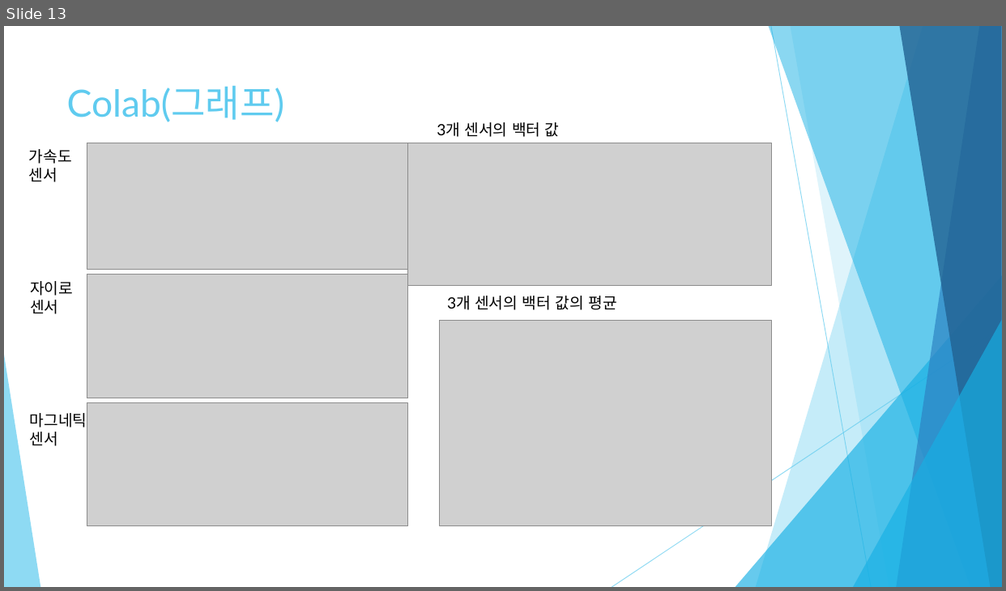
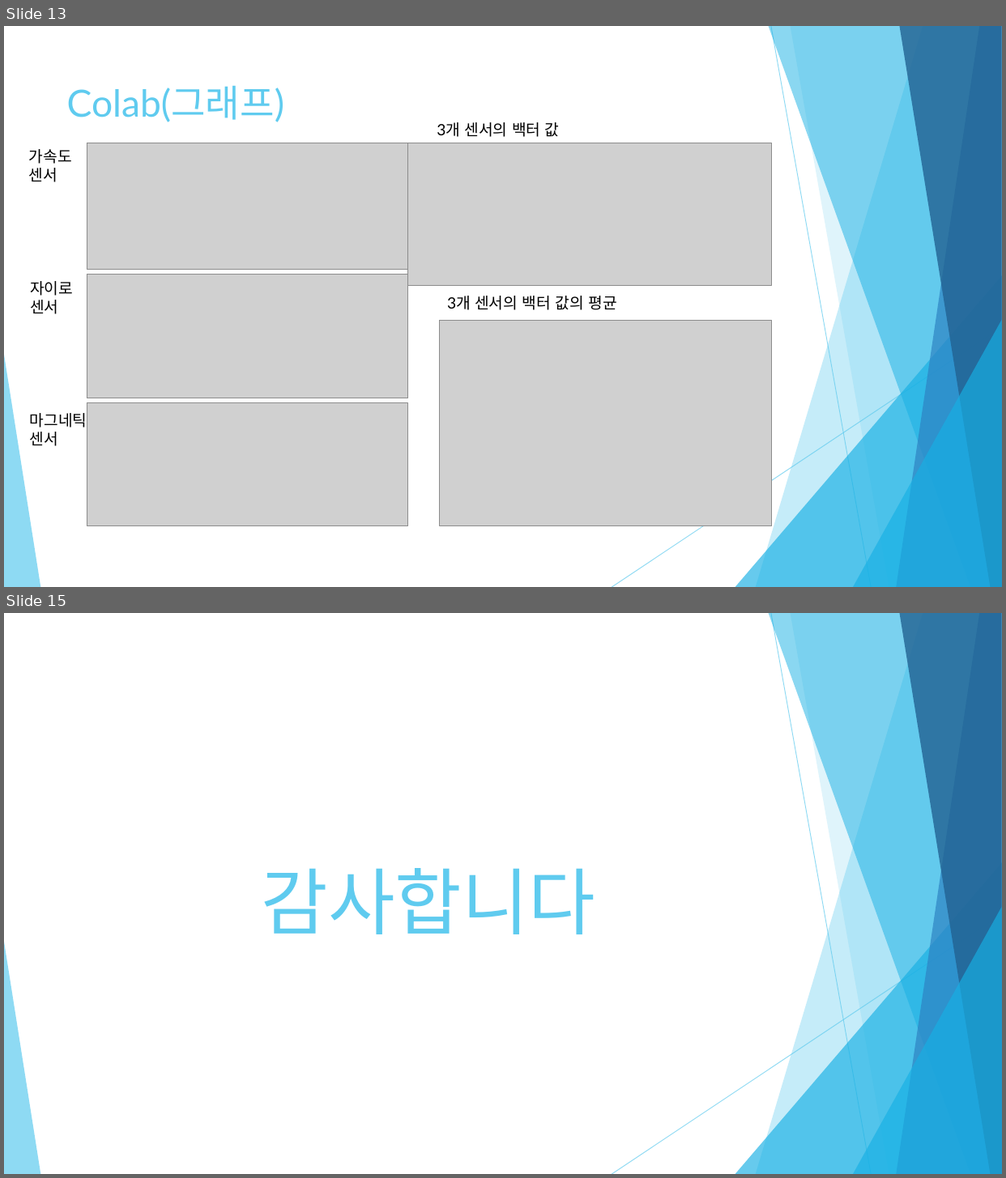
Before and after one commit to FL08/aa20, a slide deck: AA20-rpt14/아두이노 응용 기말 프로젝트.pptx. Shown one above the other, each under a label of ours: slide 13 before the commit, slides 13 and 15 after it; the slides between them are not shown. The pictures are 1006x591 and 1006x1178 pixels, drawn with LibreOffice and Linux fonts; fonts in the diff are those of the drawing; grey boxes stand for pictures. Boxes give left, top, right and bottom in pixels: in the first picture for what was removed or moved away, otherwise in the second. Text is boxed around its words. In the diff, an @@ line names an element or a change of style, - is before the commit and + after.

```diff
--- a/AA20-rpt14/아두이노 응용 기말 프로젝트.pptx
+++ b/AA20-rpt14/아두이노 응용 기말 프로젝트.pptx
@@ slide 15 added at (x1=4, y1=613, x2=1002, y2=1174), background #FFFFFF; not listed: 10 template elements that a slide beside it also shows @@
@@ title added at (x1=261, y1=868, x2=595, y2=935), 70 pt, text #5FCBEF @@
+감사합니다
```
Also in this commit, not shown: 1 other slide added.
